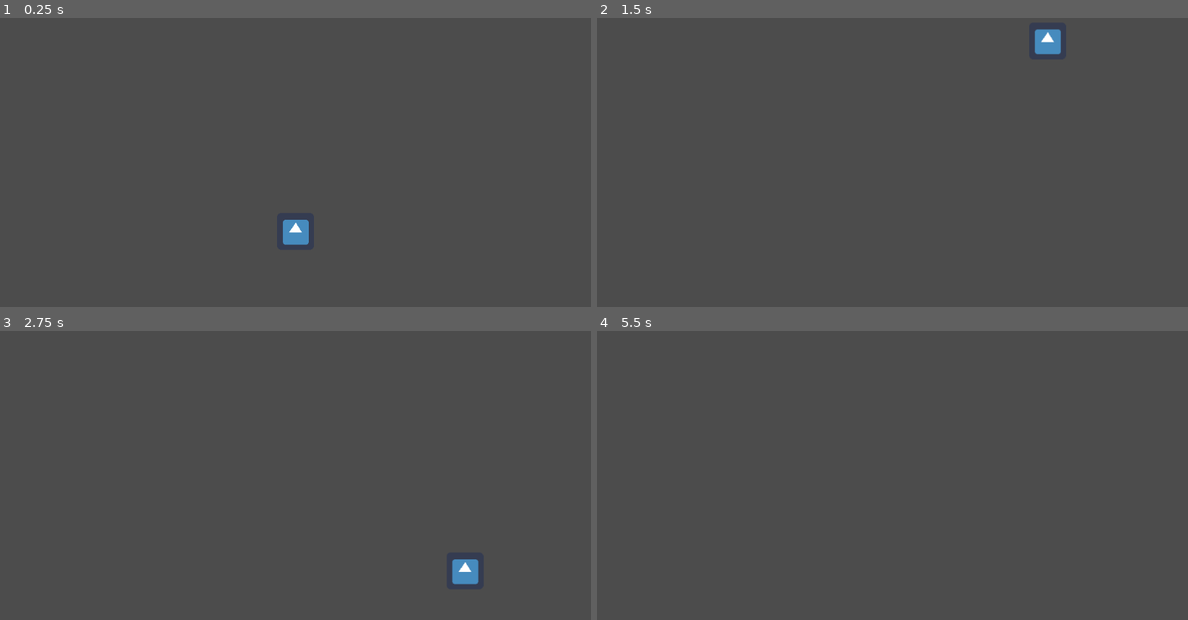
Above: before the commit, frames 1-4 (two rows, left to right).
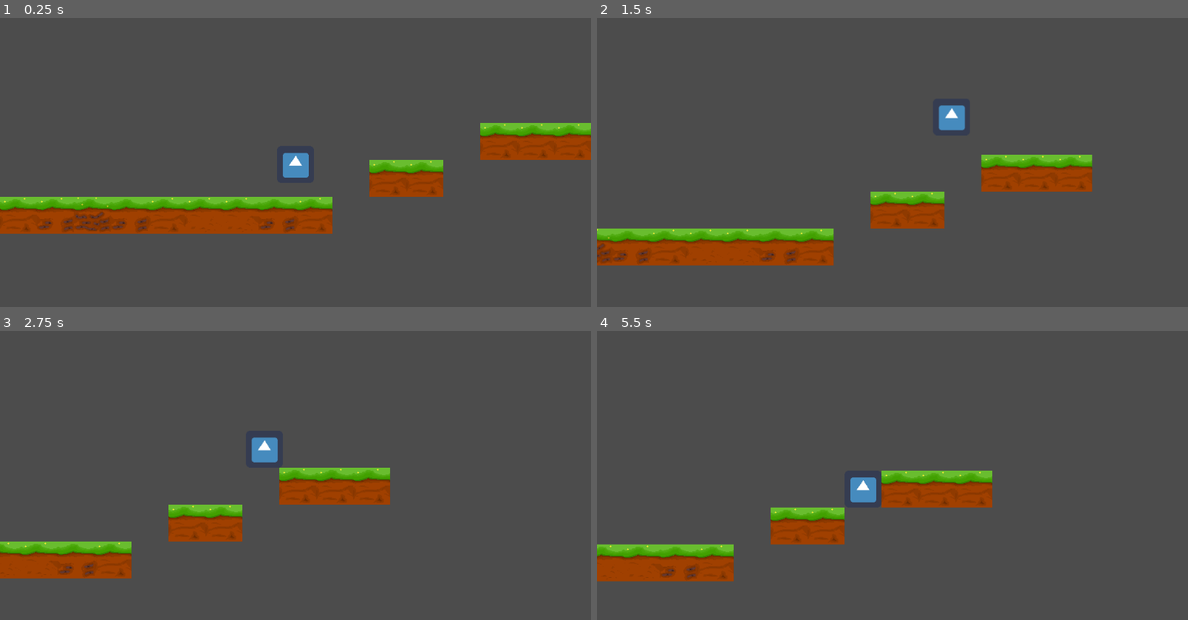
Above: after the commit, the same moments.

Repository: Rufusnu/itecgame
Game: Godot game, scene res://TestWorld.tscn
Two runs of this game, one before a commit and one after it. Both use one fixed random seed, a clock stepped at 60 frames per second and the inputs below. The project has no main scene, so this scene is started directly. The engine's default icon, where the game draws it, is replaced by a stand-in: a white triangle on a blue panel in a dark square.
Inputs:
- Up to frame 1 (0.25 s): no input
- Up to frame 2 (1.5 s): tap Enter at 0.5 s; hold Right (ui_right) from 0.53 s (still down); tap Up (ui_up) at 0.77 s
- Up to frame 3 (2.75 s): tap Up (ui_up) at 1.52 s; release Right (ui_right) at 2.03 s; hold Left (ui_left) from 2.03 s (still down)
- Up to frame 4 (5.5 s): release Left (ui_left) at 2.78 s; hold Right (ui_right) 2.78-4.28 s; tap Up (ui_up) at 3.02, 3.77, 4.52 s; hold Left (ui_left) 4.28-5.03 s; hold Right (ui_right) from 5.03 s (still down)

The runs differ from the first frame. In frame 1, 12% of the frame differs, in the area x 0-100%, y 36-79%; in frame 2, 9.9%; in frame 3, 7.6%; in frame 4, 7.4%.

Commit message:
Add dash

Diff:
--- a/Player.gd
+++ b/Player.gd
@@ -9,6 +9,8 @@
 export (int) var E_JUMP_SPEED
 export (int) var E_GRAVITY
 
+export (int) var E_DASH_SPEED
+
 # consts go here
 
 const C_NORMAL = Vector2(0, -1)
@@ -19,21 +21,21 @@
 
 # globals go here
 var g_velocity = Vector2()
+var g_dash_velocity = Vector2()
+
 var g_facing_right = true
 
 var g_key_combo = []
 var g_combo_timer = 0
 
 func _input(event):
+	# makes a buffer with the last C_MAX_COMBO_CHAIN keys pressed
 	if event is InputEventKey and event.pressed and !event.echo:
-		if g_combo_timer > C_COMBO_TIMEOUT:
-			g_key_combo = []
 
-		g_key_combo.append(event.scancode)
+		g_key_combo.append(event.as_text())
 		if g_key_combo.size() > C_MAX_COMBO_CHAIN:
 			g_key_combo.pop_front()
 
-		print(g_key_combo)
 		g_combo_timer = 0
 
 func _physics_process(delta):
@@ -72,16 +74,28 @@
 		if on_floor:
 			g_velocity.x = lerp(g_velocity.x, 0, 0.2)
 		else:
-			g_velocity.x = lerp(g_velocity.x, 0, 0.01)
+			g_velocity.x = lerp(g_velocity.x, 0, 0.03)
 	# probably more anim stuff
 
-	move_and_slide(g_velocity, C_NORMAL)
+	move_and_slide(g_velocity + g_dash_velocity, C_NORMAL)
 	# end of movement
 
 	# special
+	g_combo_timer += delta
+	if g_combo_timer > C_COMBO_TIMEOUT:
+			g_key_combo = []
+
 	## dash
+	if g_key_combo.size() == 2:
+		if g_key_combo[0] == g_key_combo[1]:
+			if g_key_combo[0] == "Right" or g_key_combo[0] == "D":
+				dash(E_DASH_SPEED, true)
+			elif g_key_combo[0] == "Left" or g_key_combo[0] == "A":
+				dash(-E_DASH_SPEED, false)
+	g_dash_velocity.x = lerp(g_dash_velocity.x, 0, 0.15)
+
 
 
 
 func dash(speed, dir_right):
-	pass
+	g_dash_velocity.x += speed
--- a/Player.tscn
+++ b/Player.tscn
@@ -21,8 +21,9 @@
 E_MAX_WALK_SPEED = 300
 E_ACCEL = 40
 E_MAX_FALL_SPEED = 1000
-E_JUMP_SPEED = 1000
+E_JUMP_SPEED = 700
 E_GRAVITY = 20
+E_DASH_SPEED = 200
 
 [node name="CollisionShape2D" type="CollisionShape2D" parent="." index="0"]
 
@@ -32,3 +33,28 @@
 [node name="Sprite" type="Sprite" parent="." index="1"]
 
 texture = ExtResource( 2 )
+
+[node name="Camera2D" type="Camera2D" parent="." index="2"]
+
+anchor_mode = 1
+rotating = false
+current = true
+zoom = Vector2( 1, 1 )
+limit_left = -10000000
+limit_top = -10000000
+limit_right = 10000000
+limit_bottom = 10000000
+limit_smoothed = false
+drag_margin_h_enabled = true
+drag_margin_v_enabled = true
+smoothing_enabled = false
+smoothing_speed = 5.0
+offset_v = 0.0
+offset_h = 0.0
+drag_margin_left = 0.2
+drag_margin_top = 0.2
+drag_margin_right = 0.2
+drag_margin_bottom = 0.2
+editor_draw_screen = true
+editor_draw_limits = false
+editor_draw_drag_margin = false
--- a/TestWorld.tscn
+++ b/TestWorld.tscn
@@ -1,18 +1,14 @@
 [gd_scene load_steps=3 format=2]
 
-[ext_resource path="res://Player.tscn" type="PackedScene" id=1]
-
-[sub_resource type="RectangleShape2D" id=1]
-
-custom_solver_bias = 0.0
-extents = Vector2( 600, 10 )
+[ext_resource path="res://Textures/Tilesets/grass_tileset.tres" type="TileSet" id=1]
+[ext_resource path="res://Player.tscn" type="PackedScene" id=2]
 
 [node name="TestWorld" type="Node2D" index="0"]
 
 [node name="TileMap" type="TileMap" parent="." index="0"]
 
 mode = 0
-tile_set = null
+tile_set = ExtResource( 1 )
 cell_size = Vector2( 64, 64 )
 cell_quadrant_size = 16
 cell_custom_transform = Transform2D( 1, 0, 0, 1, 0, 0 )
@@ -32,21 +28,6 @@
 "_edit_lock_": true
 }
 
-[node name="Player" parent="." index="1" instance=ExtResource( 1 )]
+[node name="Player" parent="." index="1" instance=ExtResource( 2 )]
 
 position = Vector2( 512, 416 )
-
-[node name="Placeholder" type="StaticBody2D" parent="." index="2"]
-
-position = Vector2( 480, 544 )
-input_pickable = false
-collision_layer = 1
-collision_mask = 1
-constant_linear_velocity = Vector2( 0, 0 )
-constant_angular_velocity = 0.0
-friction = 1.0
-bounce = 0.0
-
-[node name="CollisionShape2D" type="CollisionShape2D" parent="Placeholder" index="0"]
-
-shape = SubResource( 1 )
